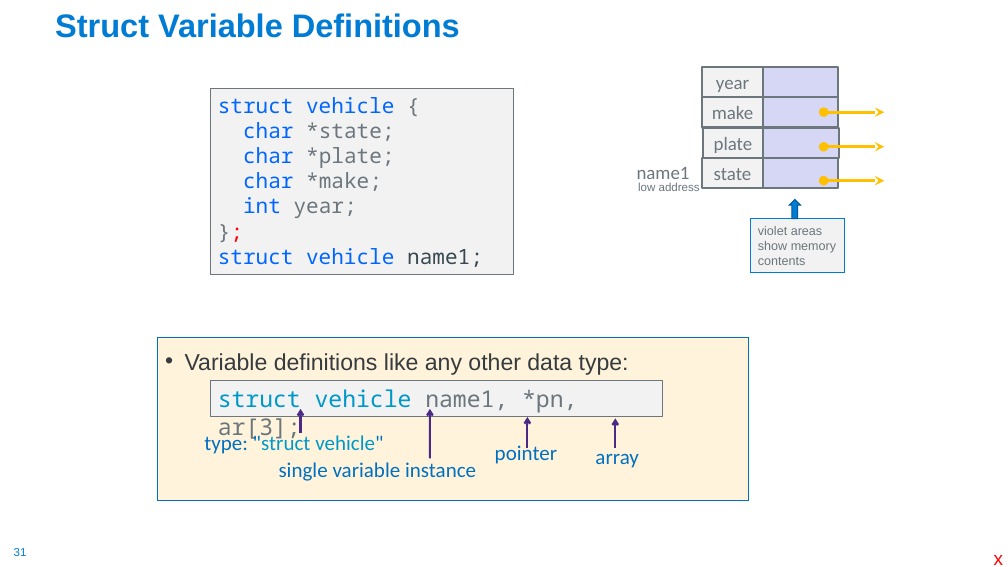
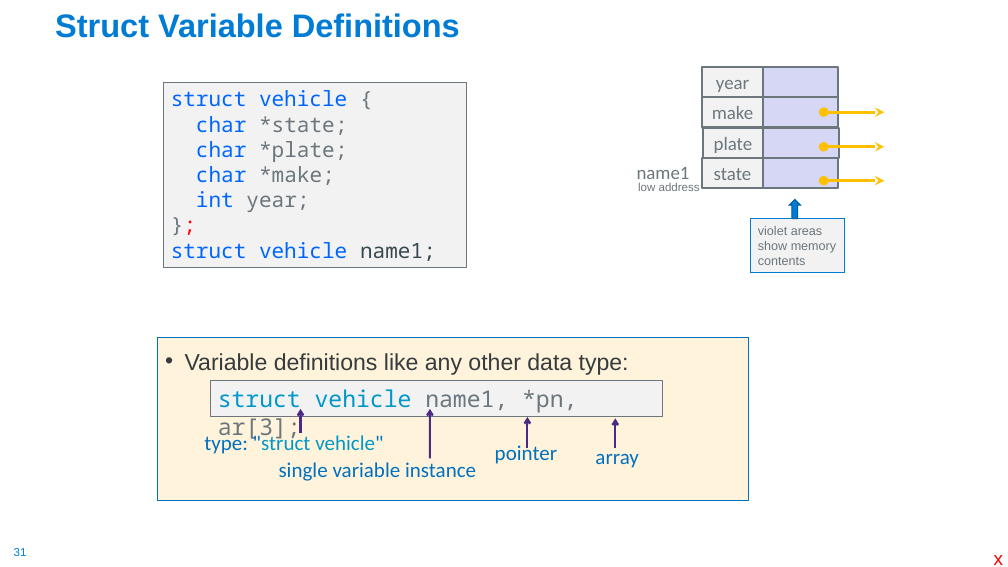
Before and after one commit to cse30-sp24/Muller-Slides, a slide deck: slide 31 of Lecture-8.pptx. Drawn at 1008x567 pixels with LibreOffice and Linux fonts; fonts in the diff are those of the drawing. Boxes give left, top, right and bottom in pixels: in the first picture for what was removed or moved away, otherwise in the second. Text is boxed around its words. In the diff, an @@ line names an element or a change of style, - is before the commit and + after.

```diff
--- a/Lecture-8.pptx
+++ b/Lecture-8.pptx
@@ rectangle "struct vehicle {": place and size @@
-rectangle "struct vehicle {" at bbox=[210, 88, 513, 274]
+rectangle "struct vehicle {" at bbox=[163, 82, 467, 268]
```
Also in this commit, not shown: 15 other slides changed, 1 other file.
